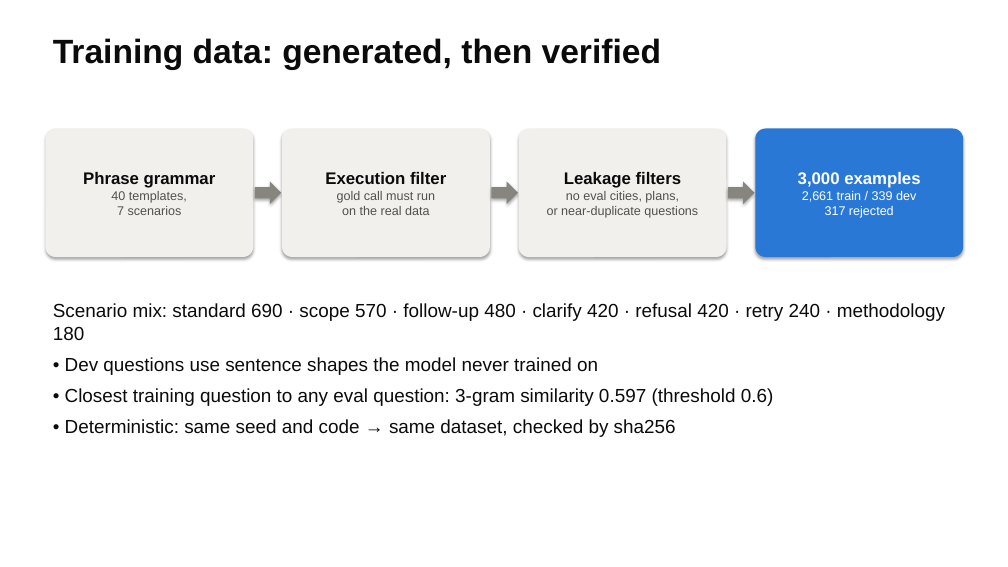
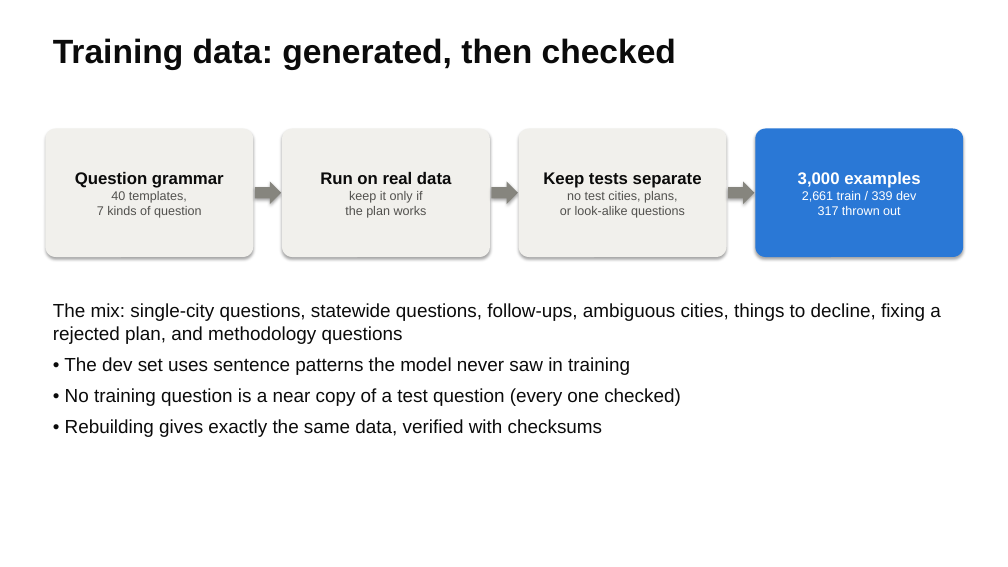
Before and after one commit to weimiao67/llm-class-final, a slide deck: slide 7 of docs/slides/housing-analyst.pptx. Drawn at 1008x567 pixels with LibreOffice and Linux fonts; fonts in the diff are those of the drawing. Boxes give left, top, right and bottom in pixels: in the first picture for what was removed or moved away, otherwise in the second. Text is boxed around its words. In the diff, an @@ line names an element or a change of style, - is before the commit and + after.

```diff
--- a/docs/slides/housing-analyst.pptx
+++ b/docs/slides/housing-analyst.pptx
@@ text at (x1=53, y1=38, x2=676, y2=70): text changed @@
-Training data: generated, then verified
+Training data: generated, then checked
@@ text in rounded rectangle at (x1=75, y1=172, x2=224, y2=188): text changed @@
-Phrase grammar
+Question grammar
@@ text in rounded rectangle at (x1=320, y1=172, x2=451, y2=218): text changed @@
-Execution filter
-gold call must run
-on the real data
+Run on real data
+keep it only if
+the plan works
@@ text in rounded rectangle at (x1=543, y1=172, x2=702, y2=218): text changed @@
-Leakage filters
-no eval cities, plans,
-or near-duplicate questions
+Keep tests separate
+no test cities, plans,
+or look-alike questions
@@ text in rounded rectangle at (x1=97, y1=206, x2=202, y2=218): text changed @@
-7 scenarios
+7 kinds of question
@@ text in rounded rectangle at (x1=818, y1=206, x2=900, y2=215): text changed @@
-317 rejected
+317 thrown out
@@ text at (x1=53, y1=303, x2=941, y2=437): text changed @@
-Scenario mix: standard 690 · scope 570 · follow-up 480 · clarify 420 · refusal 420 · retry 240 · methodology 180
-• Dev questions use sentence shapes the model never trained on
-• Closest training question to any eval question: 3-gram similarity 0.597 (threshold 0.6)
-• Deterministic: same seed and code → same dataset, checked by sha256
+The mix: single-city questions, statewide questions, follow-ups, ambiguous cities, things to decline, fixing a rejected plan, and methodology questions
+• The dev set uses sentence patterns the model never saw in training
+• No training question is a near copy of a test question (every one checked)
+• Rebuilding gives exactly the same data, verified with checksums
```
Also in this commit, not shown: 14 other slides changed, 1 other file.
